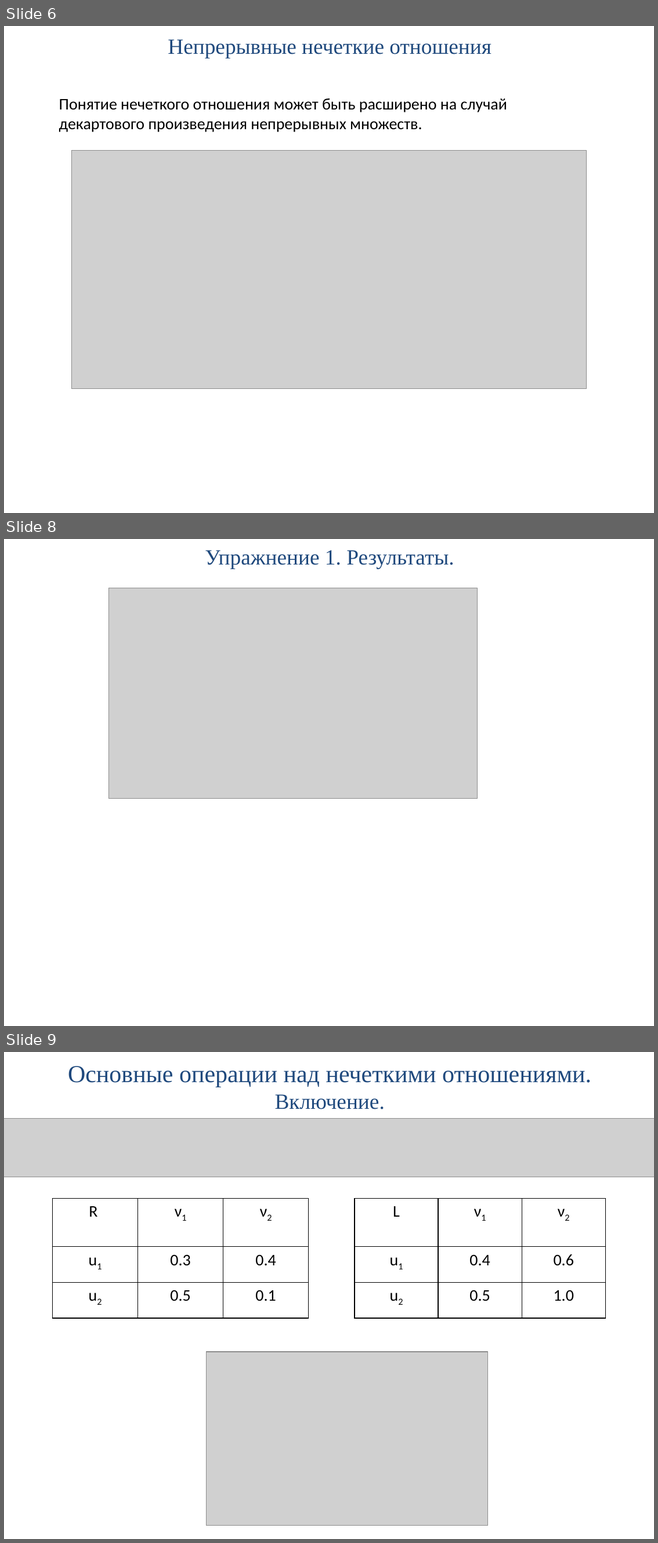
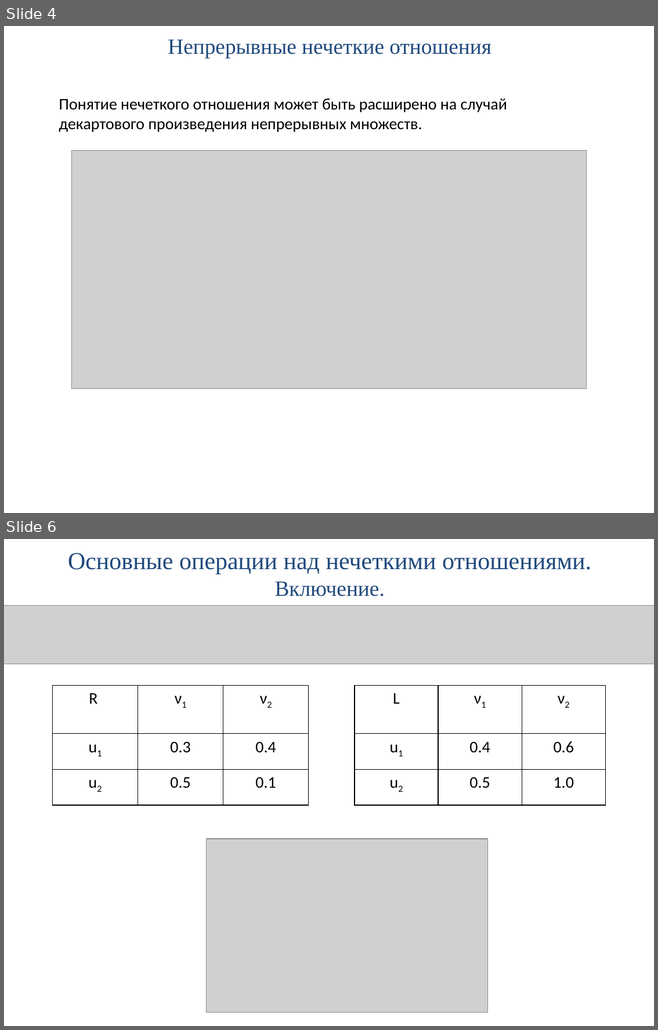
Before and after one commit to PPPoE15/MASTER, a slide deck: 2_sem/ISU/practice/ИСУ_практ_2.pptx. Shown one above the other, each under a label of ours: slides 6, 8 and 9 before the commit, slides 4 and 6 after it; the slides between them are not shown. The pictures are 658x1543 and 658x1030 pixels, drawn with LibreOffice and Linux fonts; fonts in the diff are those of the drawing; grey boxes stand for pictures. Boxes give left, top, right and bottom in pixels: in the first picture for what was removed or moved away, otherwise in the second. Text is boxed around its words. In the diff, an @@ line names an element or a change of style, - is before the commit and + after.

```diff
--- a/2_sem/ISU/practice/ИСУ_практ_2.pptx
+++ b/2_sem/ISU/practice/ИСУ_практ_2.pptx
@@ slide 8 removed at bbox=[4, 539, 654, 1026], background #FFFFFF @@
@@ title removed at bbox=[205, 550, 454, 569] @@
-Упражнение 1. Результаты.
@@ picture removed at bbox=[108, 588, 477, 799] @@
@@ what was slide 6 is now slide 4 @@
@@ what was slide 9 is now slide 6 @@
```
Also in this commit, not shown: 7 slides changed, 8 other slides removed, 8 other files.
